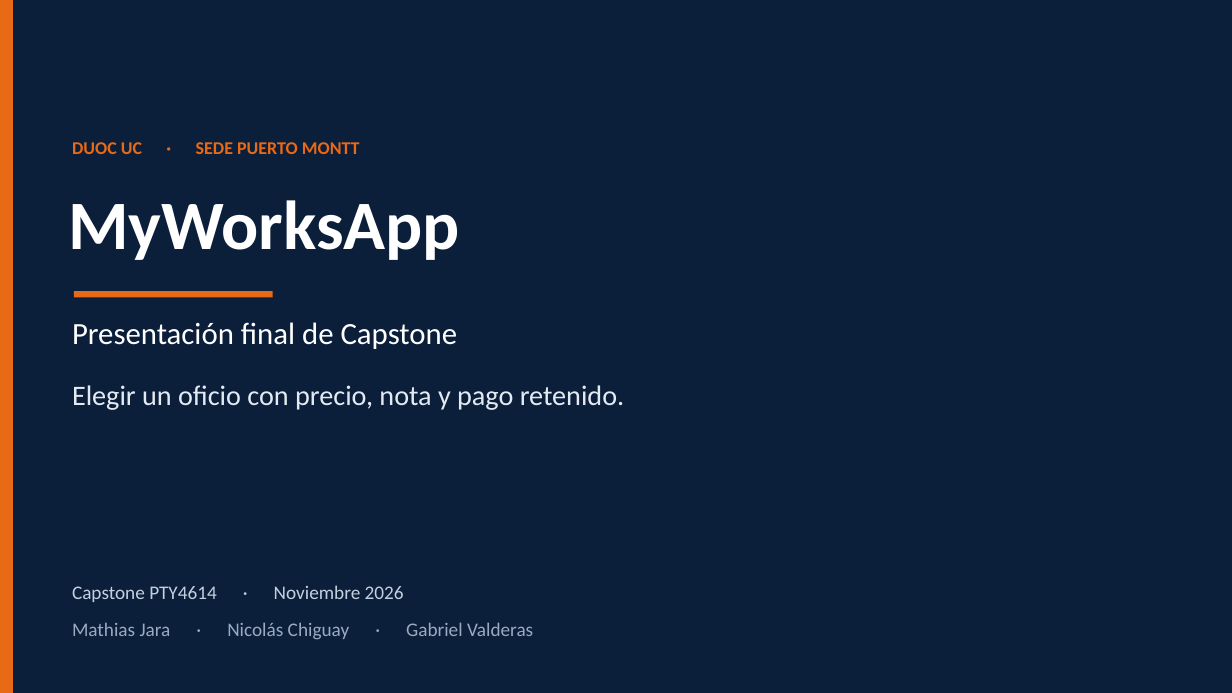
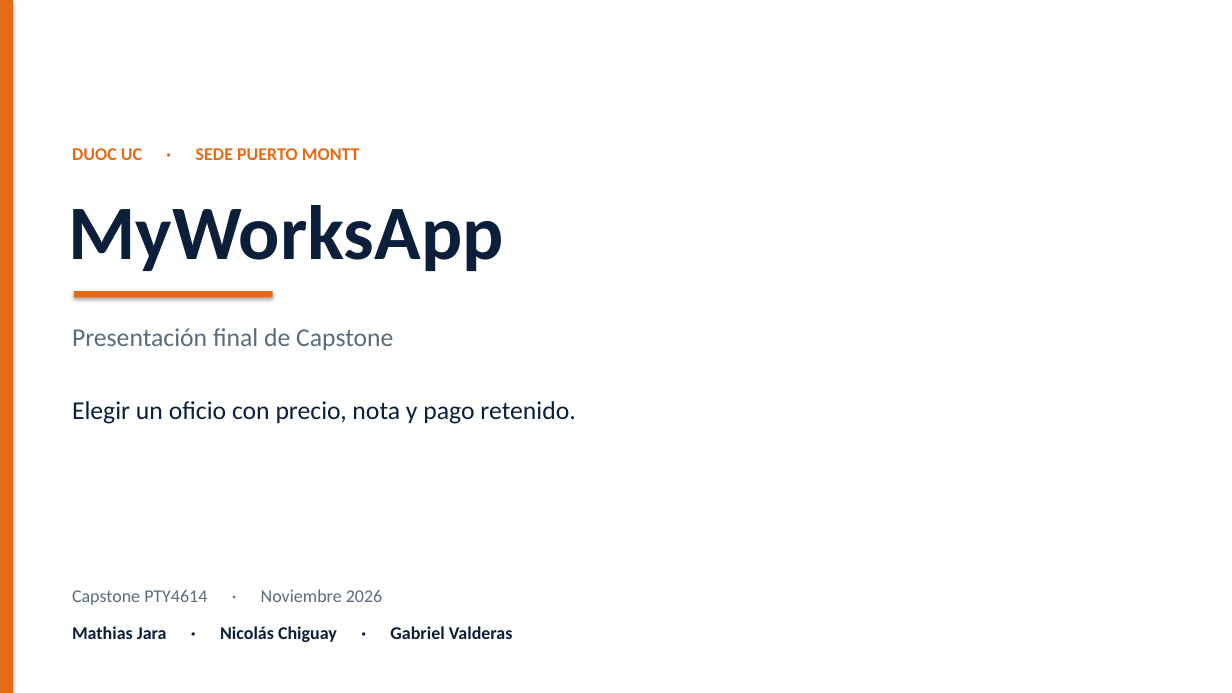
Before and after one commit to nicoussj/Proyecto-Titulo-MyWorksApp, a slide deck: slide 1 of Fase 2/Presentacion_final_MyWorksApp.pptx. Drawn at 1232x693 pixels with LibreOffice and Linux fonts; fonts in the diff are those of the drawing. Boxes give left, top, right and bottom in pixels: in the first picture for what was removed or moved away, otherwise in the second. Text is boxed around its words. In the diff, an @@ line names an element or a change of style, - is before the commit and + after.

```diff
--- a/Fase 2/Presentacion_final_MyWorksApp.pptx
+++ b/Fase 2/Presentacion_final_MyWorksApp.pptx
@@ background #0B1F3A to #FFFFFF @@
@@ rectangle at [0,0,13,693]: shadow on @@
@@ text "DUOC UC · SEDE PUERTO ..." at [72,148,360,160]: vertical alignment top to middle @@
@@ text "MyWorksApp" at [68,205,503,271]: size 54 to 60 pt, text colour #FFFFFF to #0B1F3A; vertical alignment top to middle @@
@@ rectangle at [74,291,273,298]: shadow on @@
@@ text "Presentación final de Capstone" at [72,328,393,350]: size 24 to 20 pt, text colour #FFFFFF to #5C6B7A; vertical alignment top to middle @@
@@ text "Elegir un oficio con precio, ..." at [72,401,575,424]: size 22 to 20 pt, text colour #E4EAF2 to #0B1F3A; vertical alignment top to middle @@
@@ text "Capstone PTY4614 · Noviembre 2026" at [72,589,382,605]: size 15 to 14 pt, text colour #C5D0DE to #5C6B7A; vertical alignment top to middle @@
@@ text "Mathias Jara · Nicolás Chiguay ..." at [72,626,513,642]: size 15 to 14 pt, text colour #9AABC0 to #0B1F3A, bold on; vertical alignment top to middle @@
```
Also in this commit, not shown: 10 other slides changed, 4 slides added, 2 slides removed, 3 other files.
